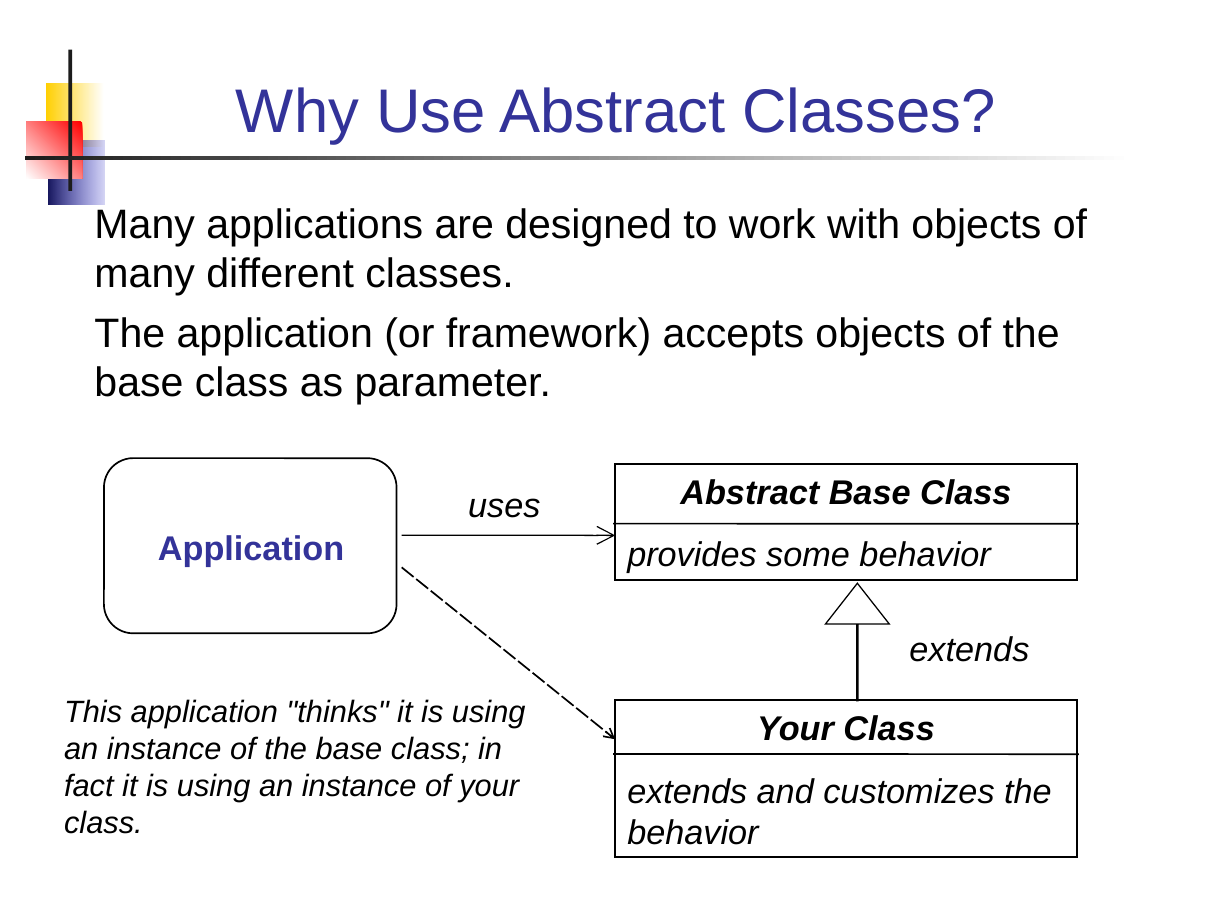
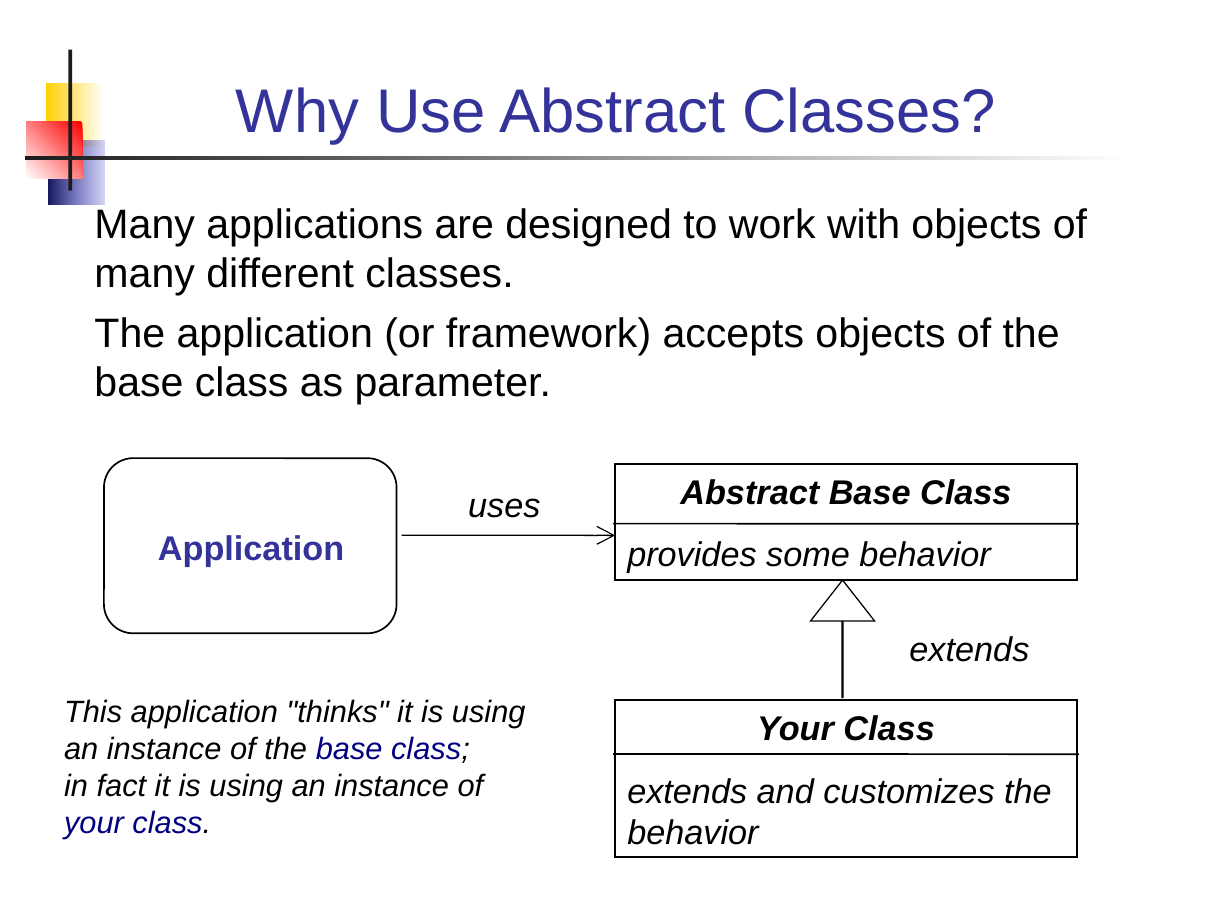
Before and after one commit to skeoop/skeoop.github.io, a slide deck: slide 15 of week4/Inheritance-3-Abstract-Class.ppt (slide 7 before the commit). Drawn at 1232x924 pixels with LibreOffice and Linux fonts; fonts in the diff are those of the drawing. Boxes give left, top, right and bottom in pixels: in the first picture for what was removed or moved away, otherwise in the second. Text is boxed around its words. In the diff, an @@ line names an element or a change of style, - is before the commit and + after.

```diff
--- a/week4/Inheritance-3-Abstract-Class.ppt
+++ b/week4/Inheritance-3-Abstract-Class.ppt
@@ arrow removed from (403, 568) to (615, 739) @@
@@ up arrow: place and size @@
-up arrow at bbox=[825, 583, 890, 700]
+up arrow at bbox=[811, 580, 875, 697]
@@ text "This application "thinks" it is ..." at bbox=[64, 699, 526, 838]: text colour #000000 to #000080 in "base class; your class." @@
```
Also in this commit, not shown: 5 other slides changed, 3 slides added, 6 other files.
